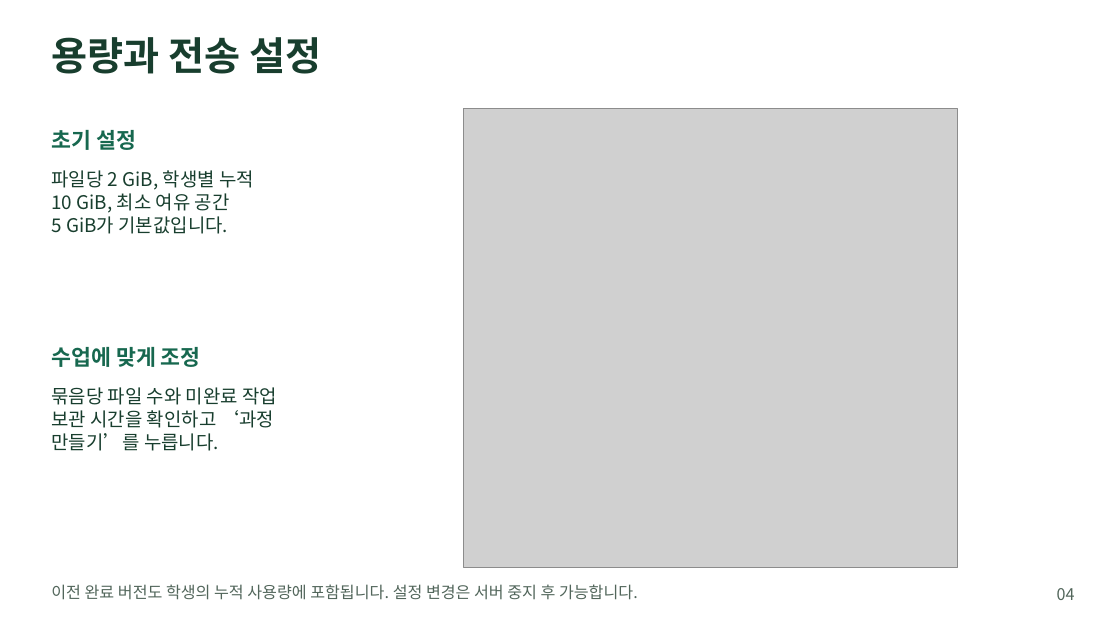
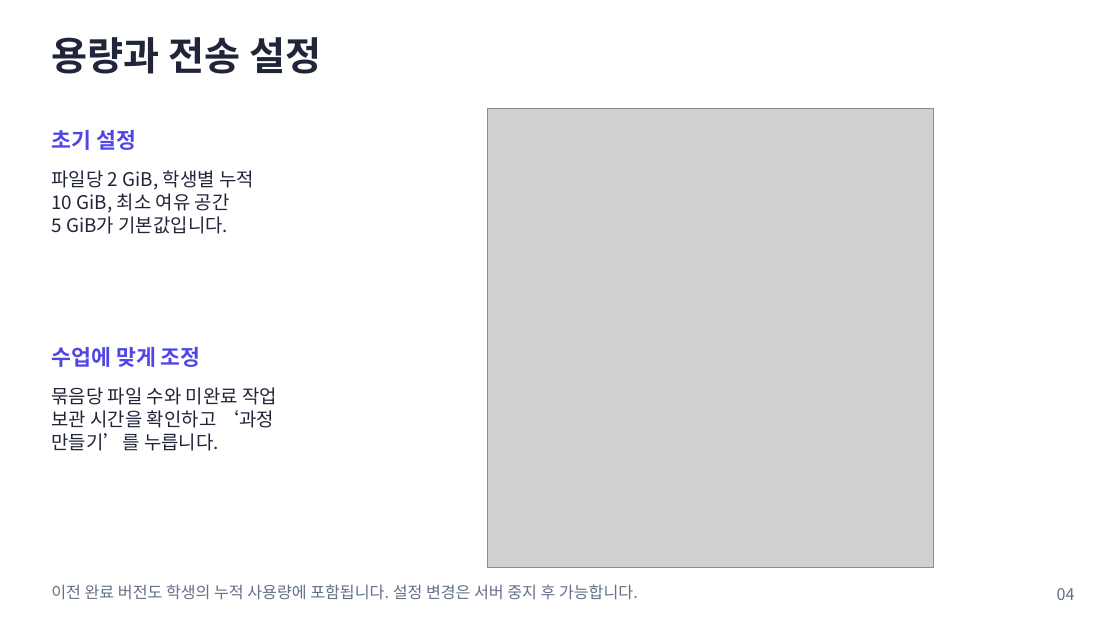
Before and after one commit to prozac0401/AssignmentHub, a slide deck: slide 4 of docs/manual/AssignmentHub_사용자_매뉴얼.pptx. Drawn at 1120x630 pixels with LibreOffice and Linux fonts; fonts in the diff are those of the drawing; grey boxes stand for pictures. Boxes give left, top, right and bottom in pixels: in the first picture for what was removed or moved away, otherwise in the second. Text is boxed around its words. In the diff, an @@ line names an element or a change of style, - is before the commit and + after.

```diff
--- a/docs/manual/AssignmentHub_사용자_매뉴얼.pptx
+++ b/docs/manual/AssignmentHub_사용자_매뉴얼.pptx
@@ picture: place and size @@
-picture at [464,108,957,566]
+picture at [487,108,933,566]
@@ text "초기 설정" at [51,130,136,150]: text colour #17684F to #4F46E5 @@
@@ text "수업에 맞게 조정" at [51,347,201,367]: text colour #17684F to #4F46E5 @@
@@ text colour #183E2E to #202539 in 3 elements at [51,37,322,74], [51,170,254,234], [51,387,277,451] @@
@@ text "이전 완료 버전도 학생의 누적 ..." at [51,584,638,600]: text colour #52665B to #647087 @@
@@ text "04" at [1057,588,1075,600]: text colour #52665B to #647087 @@
```
Also in this commit, not shown: 23 other slides changed, 3 slides added, 44 other files.
